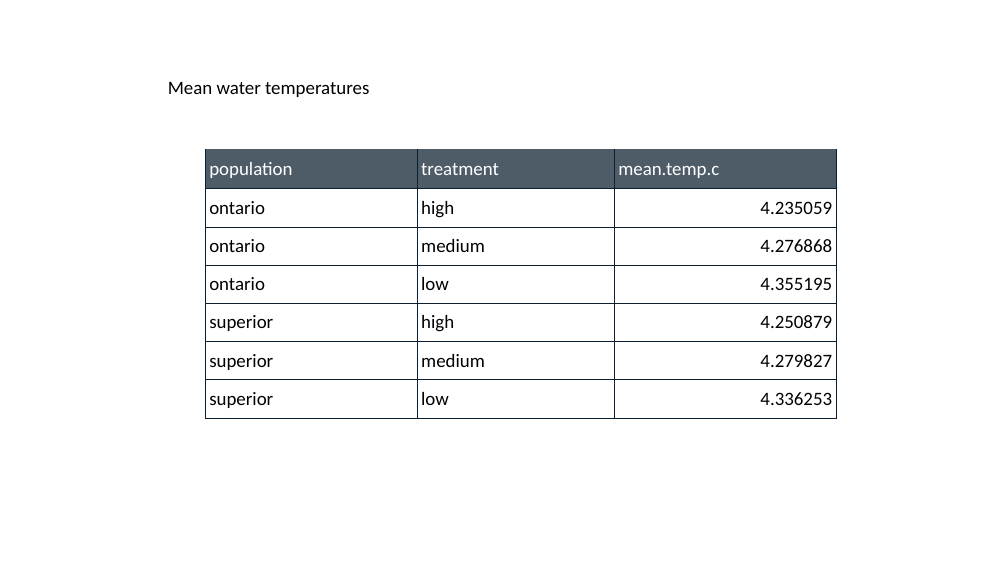
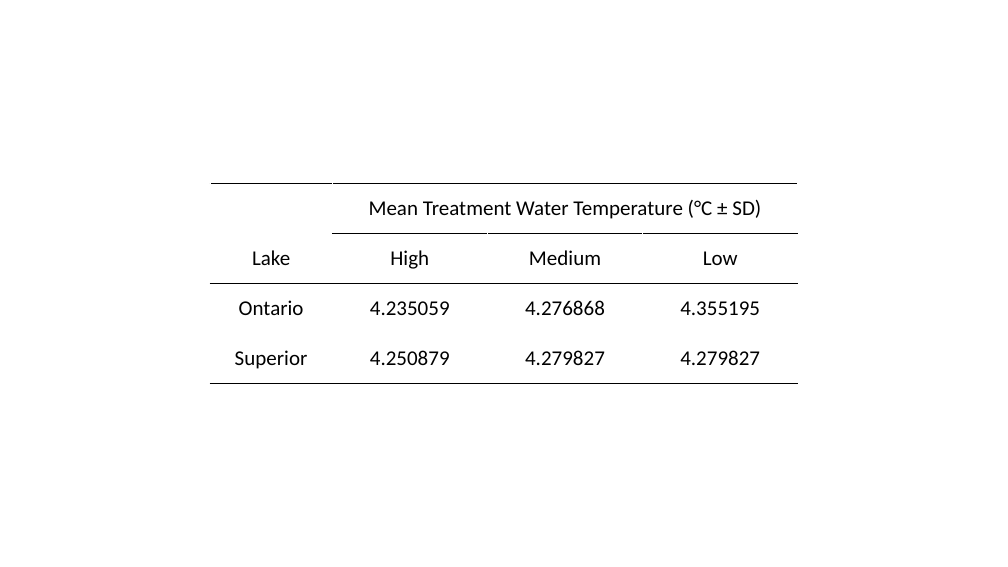
Before and after one commit to taylorstewart/Stewart-et-al-2021---Coregonine-Light-Embryo, a slide deck: slide 1 of artedi-light-preliminary-data.pptx. Drawn at 1008x567 pixels with LibreOffice and Linux fonts; fonts in the diff are those of the drawing. Boxes give left, top, right and bottom in pixels: in the first picture for what was removed or moved away, otherwise in the second. Text is boxed around its words. In the diff, an @@ line names an element or a change of style, - is before the commit and + after.

```diff
--- a/artedi-light-preliminary-data.pptx
+++ b/artedi-light-preliminary-data.pptx
@@ text removed at bbox=[168, 82, 369, 97] @@
-Mean water temperatures
@@ table at bbox=[210, 183, 798, 383] @@
-population | treatment | mean.temp.c
-ontario | high | 4.235059
-ontario | medium | 4.276868
-ontario | low | 4.355195
-superior | high | 4.250879
-superior | medium | 4.279827
-superior | low | 4.336253
+ | Mean Treatment Water Temperature (°C ± SD) |  | 
+Lake | High | Medium | Low
+Ontario | 4.235059 | 4.276868 | 4.355195
+Superior | 4.250879 | 4.279827 | 4.279827
@@ table: place and size @@
-table at bbox=[206, 149, 836, 418]
+table at bbox=[210, 183, 798, 383]
```
Also in this commit, not shown: 6 other files.
